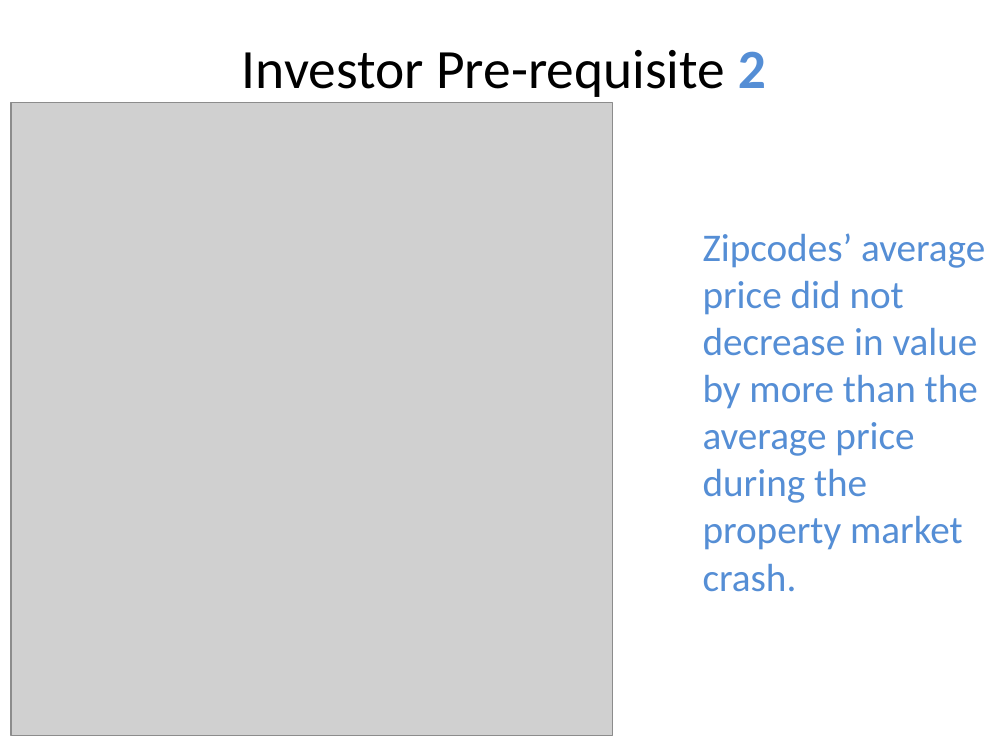
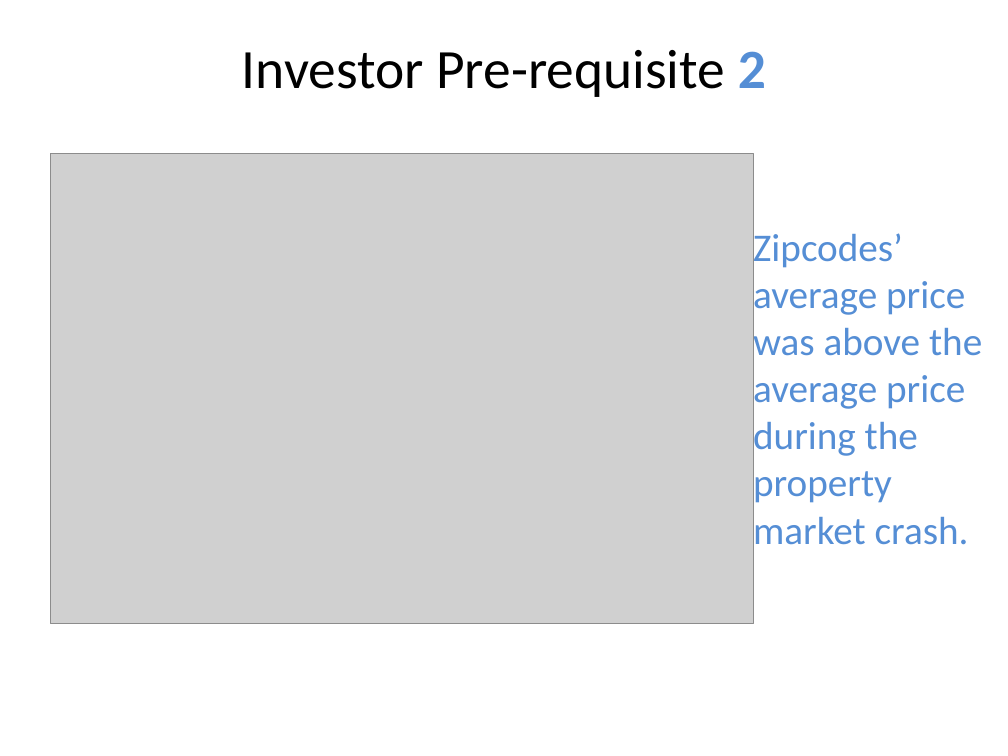
Before and after one commit to Sue-Mir/Module4_Project_Time_Series_Modelling, a slide deck: slide 6 of time-series/Project4_NonTechnicalPresentation.pptx. Drawn at 1008x756 pixels with LibreOffice and Linux fonts; fonts in the diff are those of the drawing; grey boxes stand for pictures. Boxes give left, top, right and bottom in pixels: in the first picture for what was removed or moved away, otherwise in the second. Text is boxed around its words. In the diff, an @@ line names an element or a change of style, - is before the commit and + after.

```diff
--- a/time-series/Project4_NonTechnicalPresentation.pptx
+++ b/time-series/Project4_NonTechnicalPresentation.pptx
@@ picture: place and size @@
-picture at (11, 103, 612, 736)
+picture at (50, 154, 753, 624)
@@ text at (753, 228, 982, 554): text changed @@
-Zipcodes’ average price did not decrease in value by more than the average price during the property market crash.
+Zipcodes’ average price was above the average price during the property market crash.
```
Also in this commit, not shown: 4 other slides changed, 1 slide removed.
